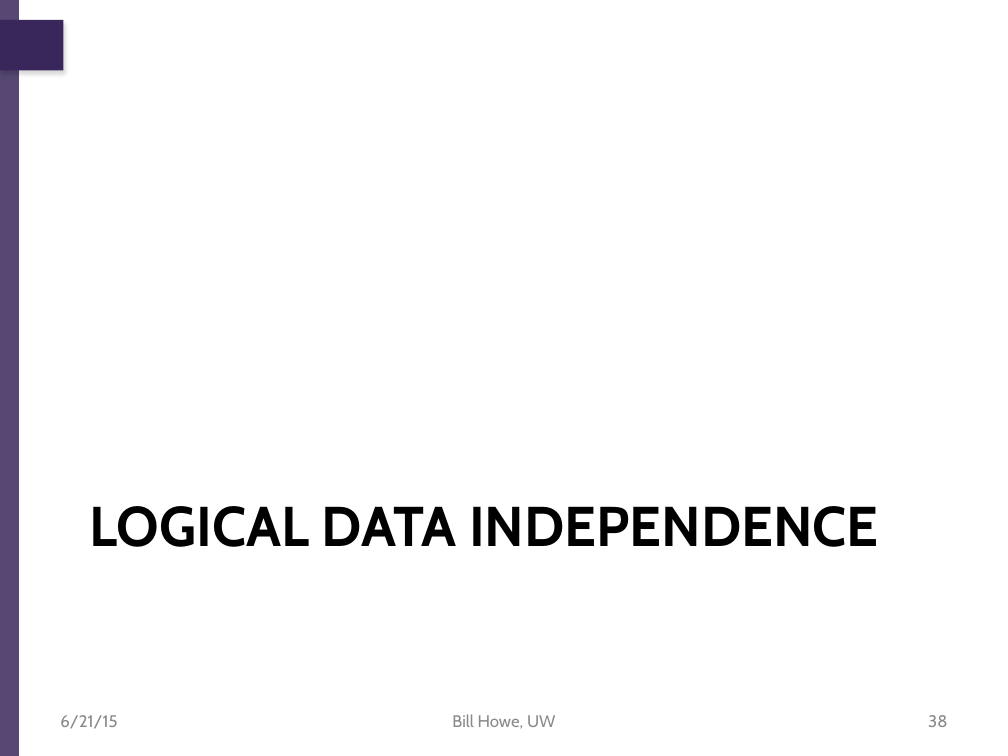
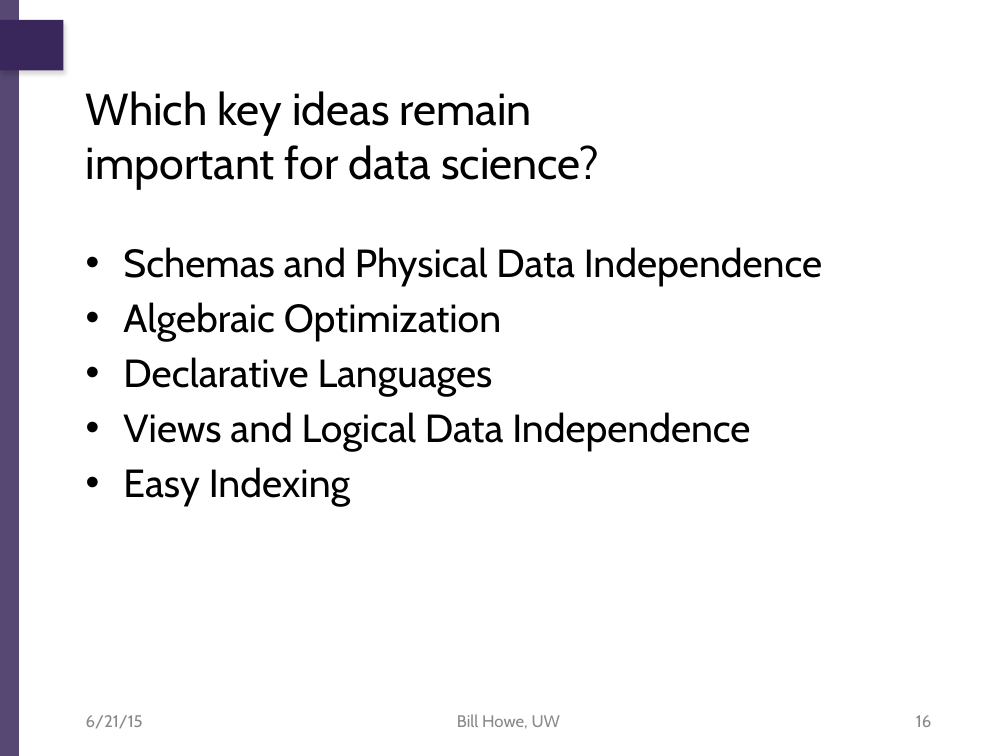
Before and after one commit to billhowe/datasci_course_materials, a slide deck: slide 16 of day1_data_management/part1_relational/03_relational_data_science.pptx (slide 38 before the commit). Drawn at 1008x756 pixels with LibreOffice and Linux fonts; fonts in the diff are those of the drawing; background and template pictures are left out. Boxes give left, top, right and bottom in pixels: in the first picture for what was removed or moved away, otherwise in the second. Text is boxed around its words. In the diff, an @@ line names an element or a change of style, - is before the commit and + after.

Commit message:
Refocus relational on data science

```diff
--- a/day1_data_management/part1_relational/03_relational_data_science.pptx
+++ b/day1_data_management/part1_relational/03_relational_data_science.pptx
@@ title added at bbox=[86, 91, 599, 189], 32 pt, text #000000 @@
+Which key ideas remain important for data science?
@@ text added at bbox=[123, 247, 822, 507], 28 pt, text #000000 @@
+• Schemas and Physical Data Independence
+• Algebraic Optimization
+• Declarative Languages
+• Views and Logical Data Independence
+• Easy Indexing
@@ title removed at bbox=[90, 506, 879, 547] @@
-LOGICAL DATA INDEPENDENCE
@@ text "6/21/15": place and size @@
-text "6/21/15" at bbox=[60, 715, 117, 729]
+text "6/21/15" at bbox=[86, 715, 143, 729]
@@ text "Bill Howe, UW": place and size @@
-text "Bill Howe, UW" at bbox=[452, 714, 555, 728]
+text "Bill Howe, UW" at bbox=[457, 714, 560, 729]
@@ page number added at bbox=[916, 715, 931, 727], 12 pt, text #898989 @@
+16
@@ page number removed at bbox=[928, 715, 947, 727] @@
-38
```
Also in this commit, not shown: 1 other slide changed, 6 slides added, 31 slides removed, 3 other files.
